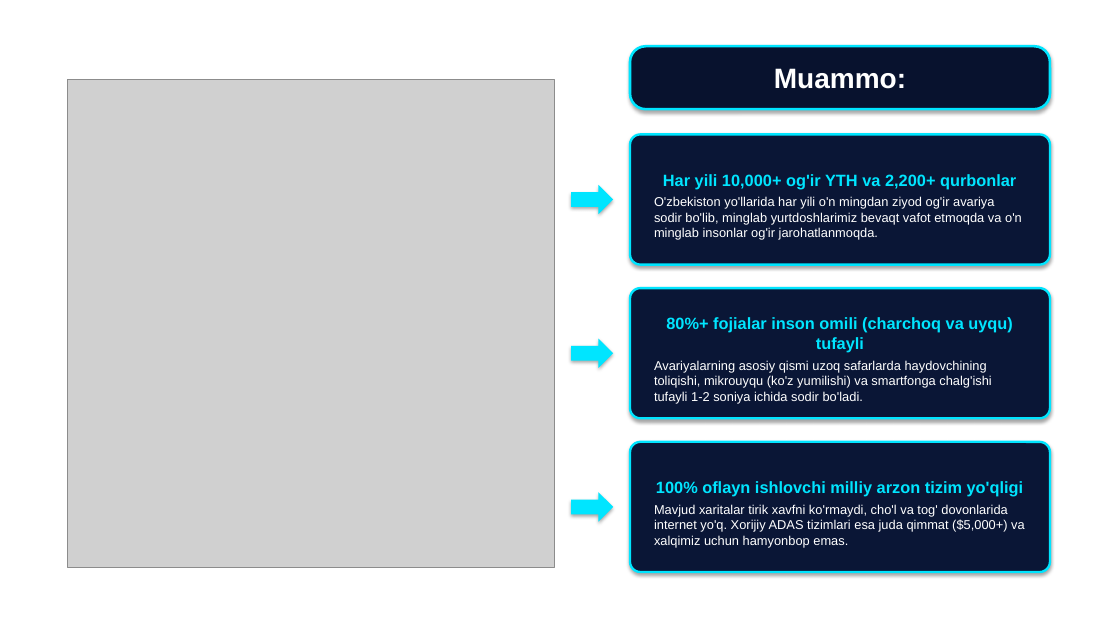
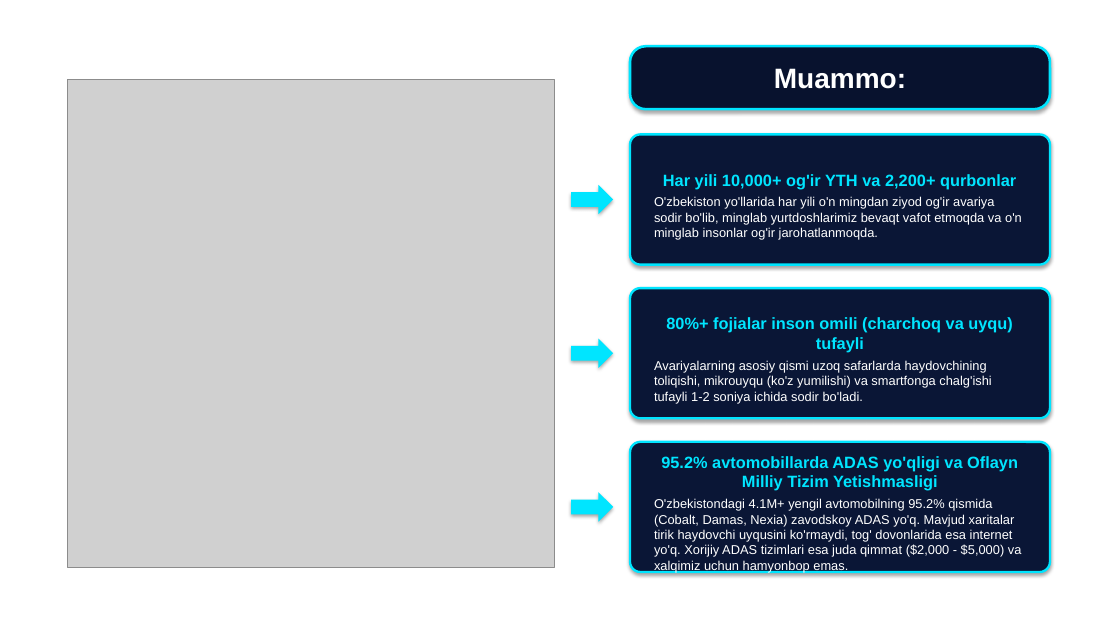
Before and after one commit to abdukamolismoilov5-dotcom/hamroh-ai, a slide deck: slide 2 of docs/presentations/1_HamrohAI_Canva_Shablon_Taqdimot_7000$.pptx. Drawn at 1120x630 pixels with LibreOffice and Linux fonts; fonts in the diff are those of the drawing; grey boxes stand for pictures; background and template pictures are left out. Boxes give left, top, right and bottom in pixels: in the first picture for what was removed or moved away, otherwise in the second. Text is boxed around its words. In the diff, an @@ line names an element or a change of style, - is before the commit and + after.

Commit message:
docs: preserve original Canva template and update car stats (Damas, Cobalt, Nexia) and 4 competitors

```diff
--- a/docs/presentations/1_HamrohAI_Canva_Shablon_Taqdimot_7000$.pptx
+++ b/docs/presentations/1_HamrohAI_Canva_Shablon_Taqdimot_7000$.pptx
@@ text in rounded rectangle at <box>654,456,1022,573</box>: text changed @@
-100% oflayn ishlovchi milliy arzon tizim yo'qligi
-Mavjud xaritalar tirik xavfni ko'rmaydi, cho'l va tog' dovonlarida internet yo'q. Xorijiy ADAS tizimlari esa juda qimmat ($5,000+) va xalqimiz uchun hamyonbop emas.
+95.2% avtomobillarda ADAS yo'qligi va Oflayn Milliy Tizim Yetishmasligi
+O'zbekistondagi 4.1M+ yengil avtomobilning 95.2% qismida (Cobalt, Damas, Nexia) zavodskoy ADAS yo'q. Mavjud xaritalar tirik haydovchi uyqusini ko'rmaydi, tog' dovonlarida esa internet yo'q. Xorijiy ADAS tizimlari esa juda qimmat ($2,000 - $5,000) va xalqimiz uchun hamyonbop emas.
```
Also in this commit, not shown: 3 other slides changed.
